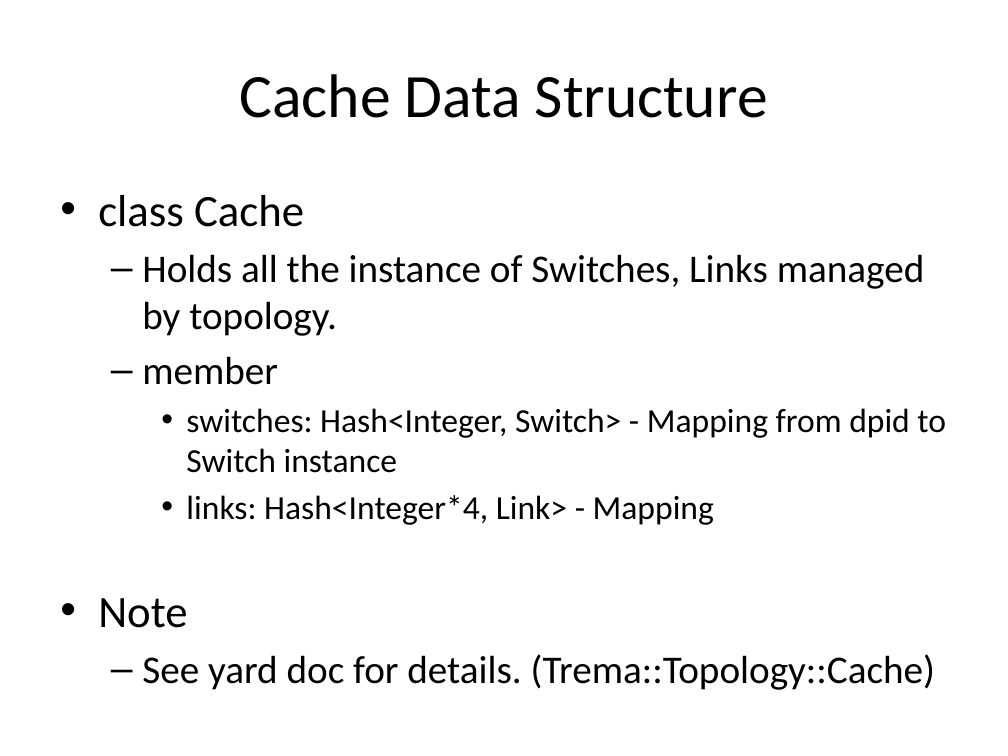
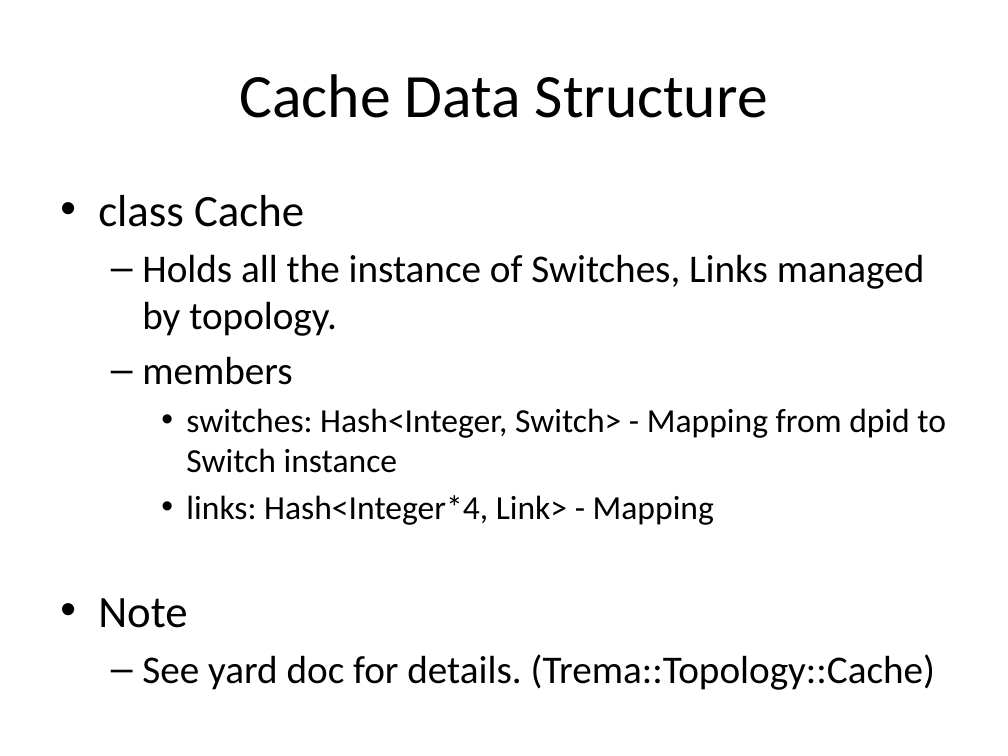
Before and after one commit to y-higuchi/trema, a slide deck: slide 12 of topo-tmp/Topology-Ruby-API.pptx (slide 15 before the commit). Drawn at 1008x756 pixels with LibreOffice and Linux fonts; fonts in the diff are those of the drawing. Boxes give left, top, right and bottom in pixels: in the first picture for what was removed or moved away, otherwise in the second. Text is boxed around its words. In the diff, an @@ line names an element or a change of style, - is before the commit and + after.

Commit message:
Add cache sequence

```diff
--- a/topo-tmp/Topology-Ruby-API.pptx
+++ b/topo-tmp/Topology-Ruby-API.pptx
@@ text at box(142, 356, 292, 385): text changed @@
-  – member
+  – members
```
Also in this commit, not shown: 2 other slides changed, 2 slides removed.
